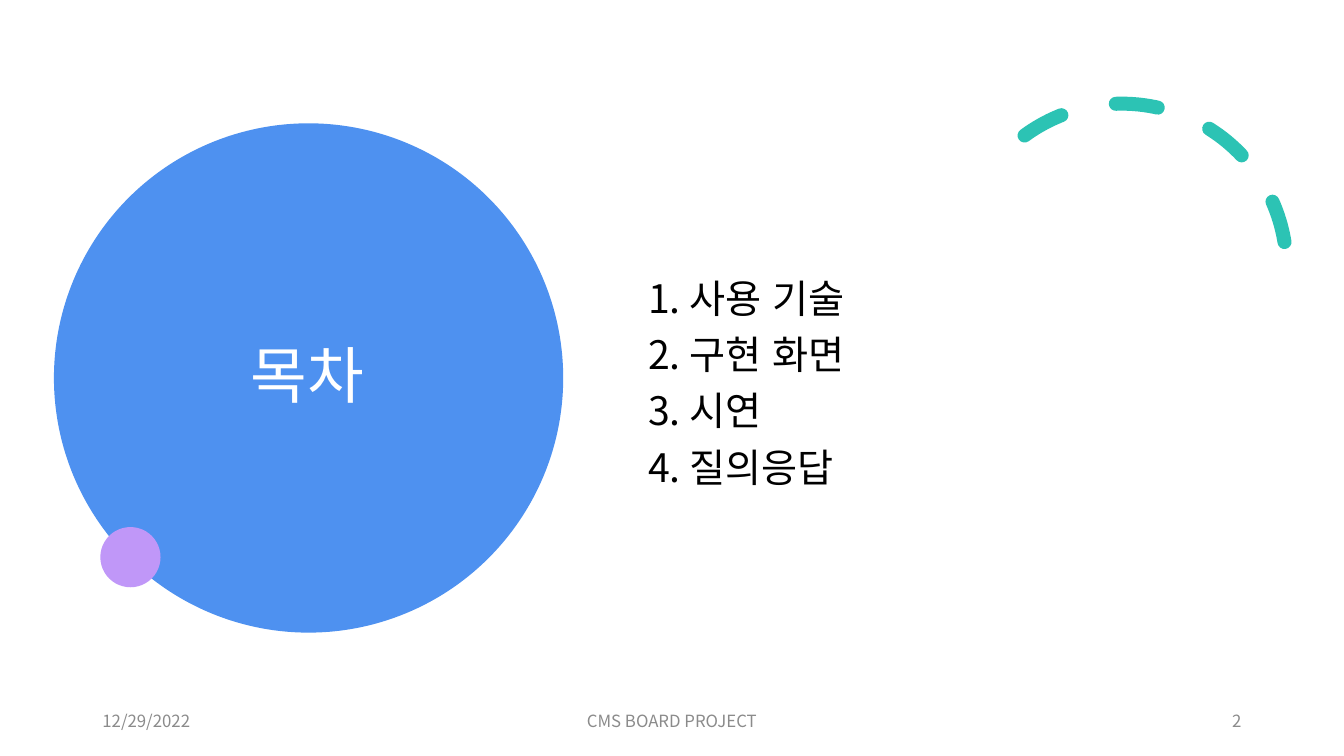
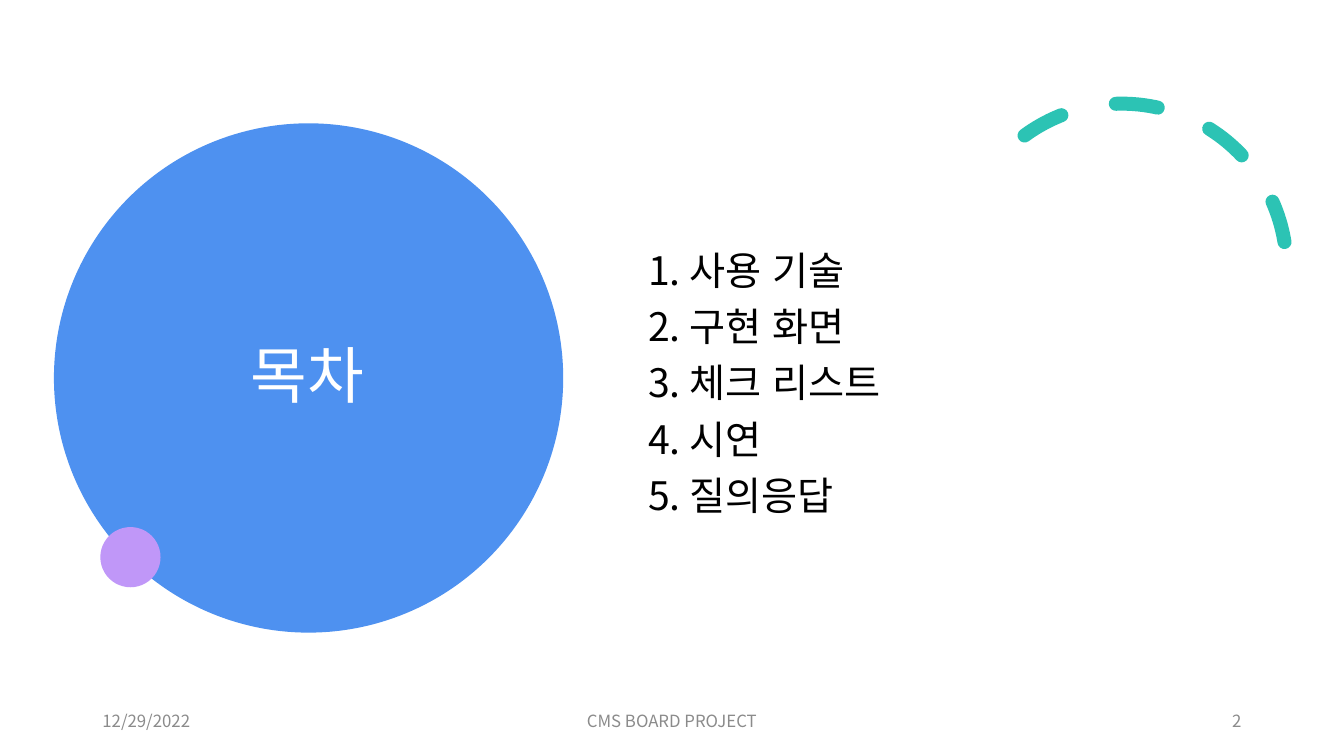
Before and after one commit to jinwon-cmskorea/cmskorea_board, a slide deck: slide 2 of document/CMS_Board_Project.pptx. Drawn at 1344x756 pixels with LibreOffice and Linux fonts; fonts in the diff are those of the drawing. Boxes give left, top, right and bottom in pixels: in the first picture for what was removed or moved away, otherwise in the second. Text is boxed around its words. In the diff, an @@ line names an element or a change of style, - is before the commit and + after.

```diff
--- a/document/CMS_Board_Project.pptx
+++ b/document/CMS_Board_Project.pptx
@@ text at <box>648,364,880,513</box>: text changed @@
-3. 시연
-4. 질의응답
+3. 체크 리스트
+4. 시연
+5. 질의응답
```
Also in this commit, not shown: 3 other slides changed, 1 slide added.
